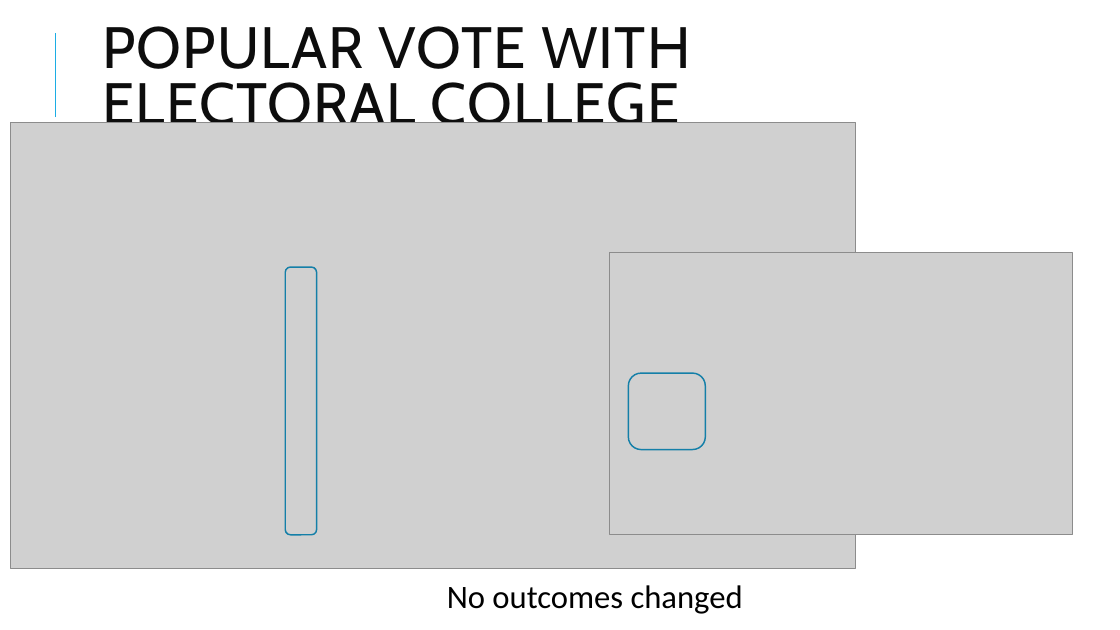
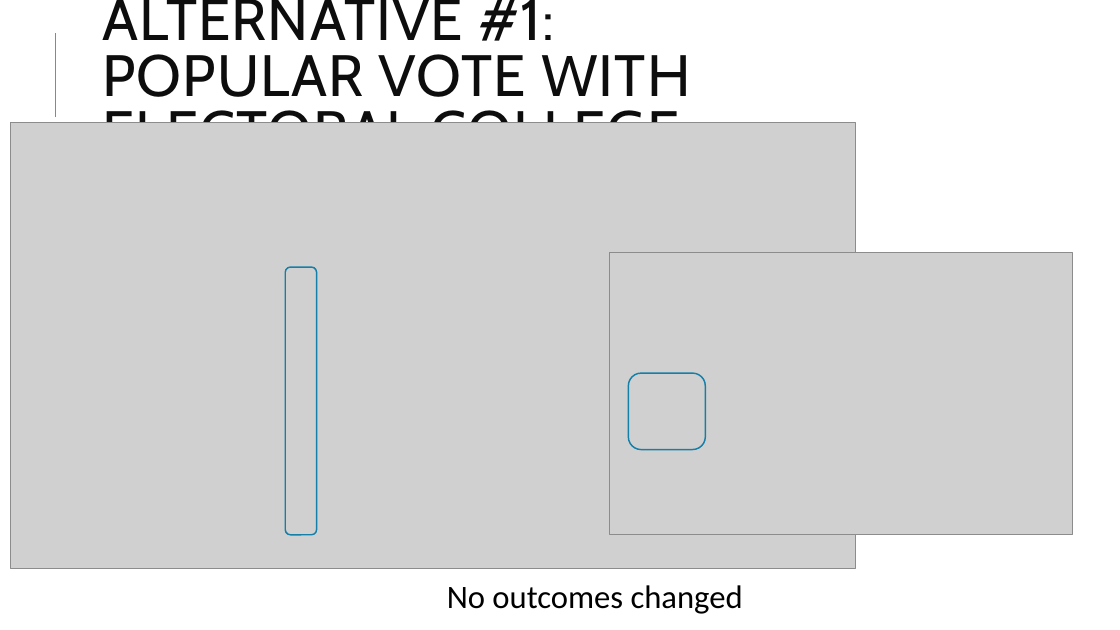
Before and after one commit to ta-data-mexpt/project-dataviz, a slide deck: slide 5 of project-dataviz.pptx. Drawn at 1120x630 pixels with LibreOffice and Linux fonts; fonts in the diff are those of the drawing; grey boxes stand for pictures. Boxes give left, top, right and bottom in pixels: in the first picture for what was removed or moved away, otherwise in the second. Text is boxed around its words. In the diff, an @@ line names an element or a change of style, - is before the commit and + after.

Commit message:
updates slides an alternative solution

```diff
--- a/project-dataviz.pptx
+++ b/project-dataviz.pptx
@@ title at (102,0,691,123): text changed @@
-POPULAR VOTE WITH ELECTORAL COLLEGE
+ALTERNATIVE #1:
+POPULAR VOTE WITH ELECTORAL COLLEGE
```
Also in this commit, not shown: 2 other slides changed, 2 slides added, 1 slide removed, 1 other file.
